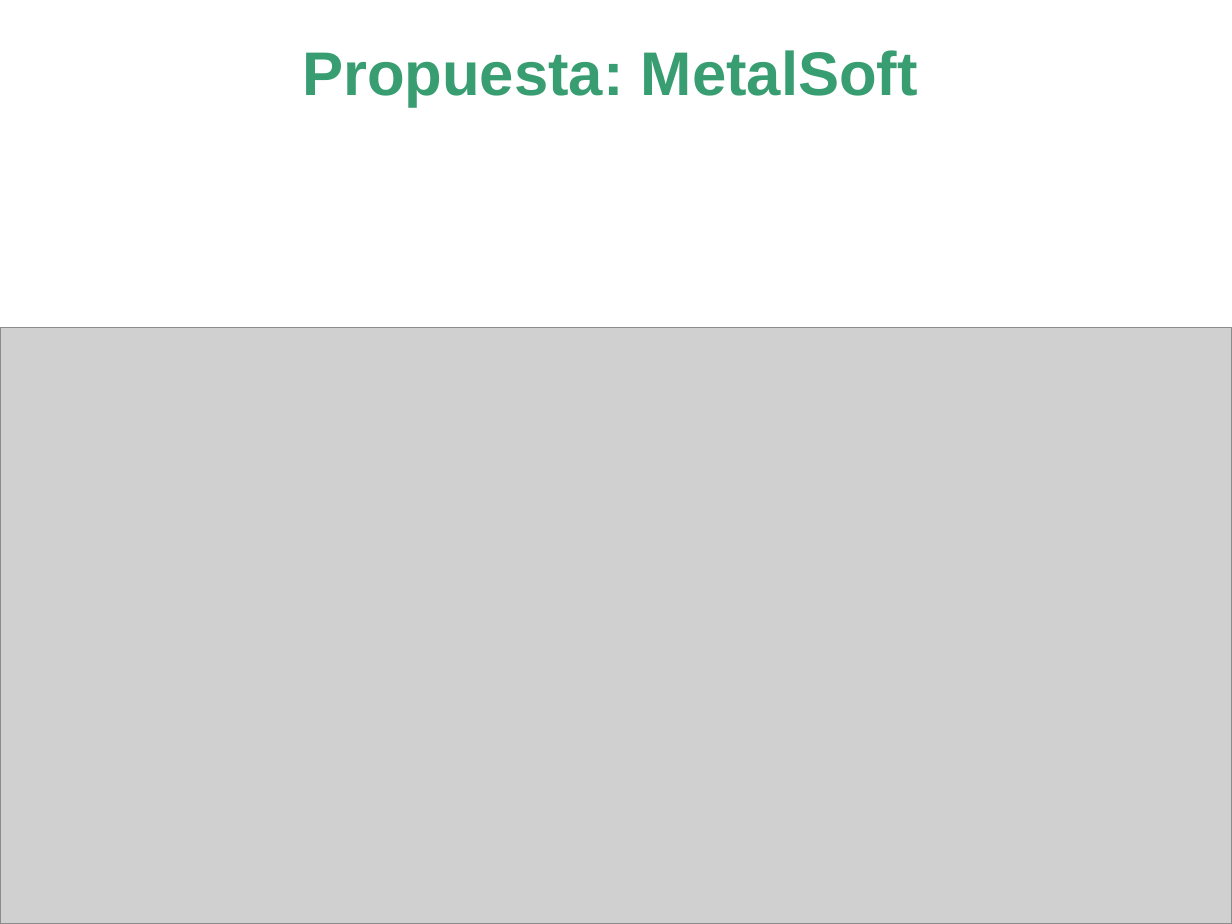
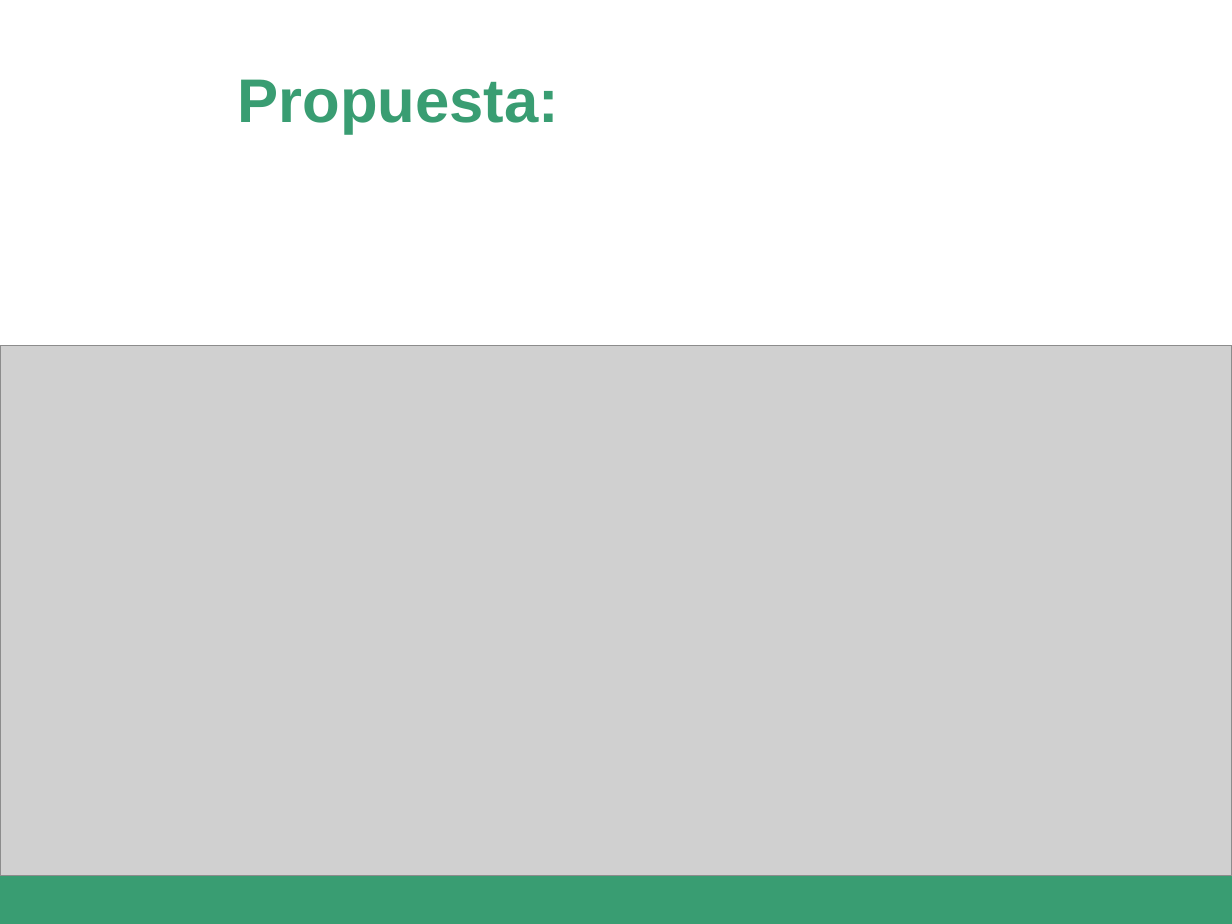
Before and after one commit to NinoMolina/metalurgica, a slide deck: slide 12 of 04_presentaciones/Presentación Tesis- 1ra Demo MetalSoft.pptx. Drawn at 1232x924 pixels with LibreOffice and Linux fonts; fonts in the diff are those of the drawing; grey boxes stand for pictures; background and template pictures are left out. Boxes give left, top, right and bottom in pixels: in the first picture for what was removed or moved away, otherwise in the second. Text is boxed around its words. In the diff, an @@ line names an element or a change of style, - is before the commit and + after.

```diff
--- a/04_presentaciones/Presentación Tesis- 1ra Demo MetalSoft.pptx
+++ b/04_presentaciones/Presentación Tesis- 1ra Demo MetalSoft.pptx
@@ text at <box>238,79,559,133</box>: text changed @@
-Propuesta: MetalSoft
+Propuesta:
@@ picture: place and size @@
-picture at <box>0,328,1232,924</box>
+picture at <box>0,346,1232,876</box>
```
